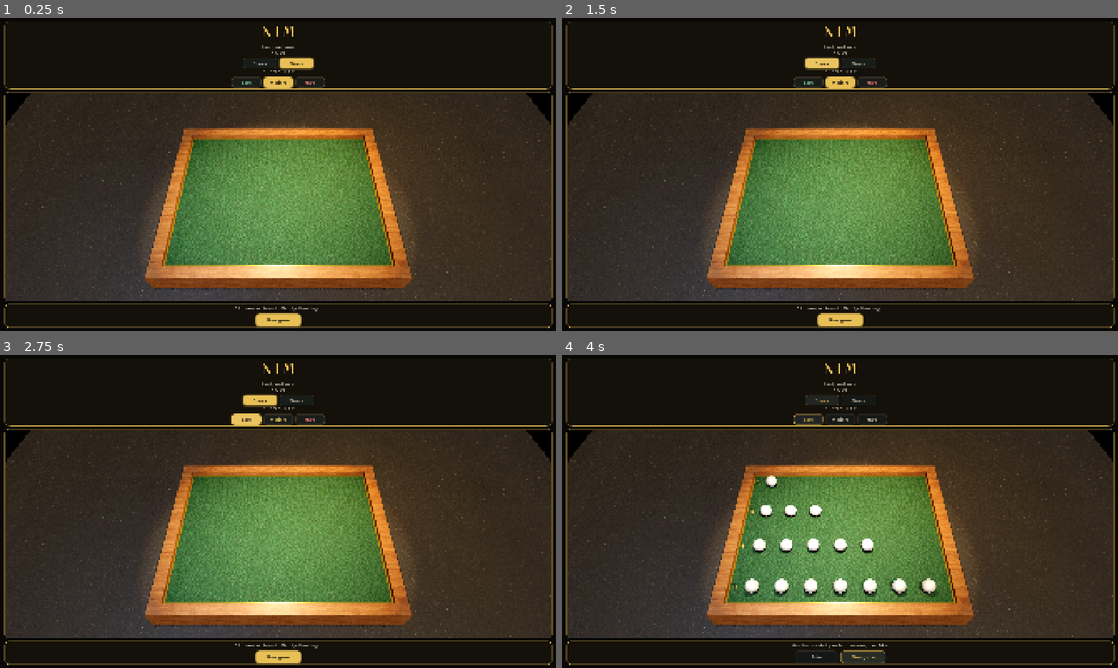
Above: before the commit, frames 1-4 (two rows, left to right).
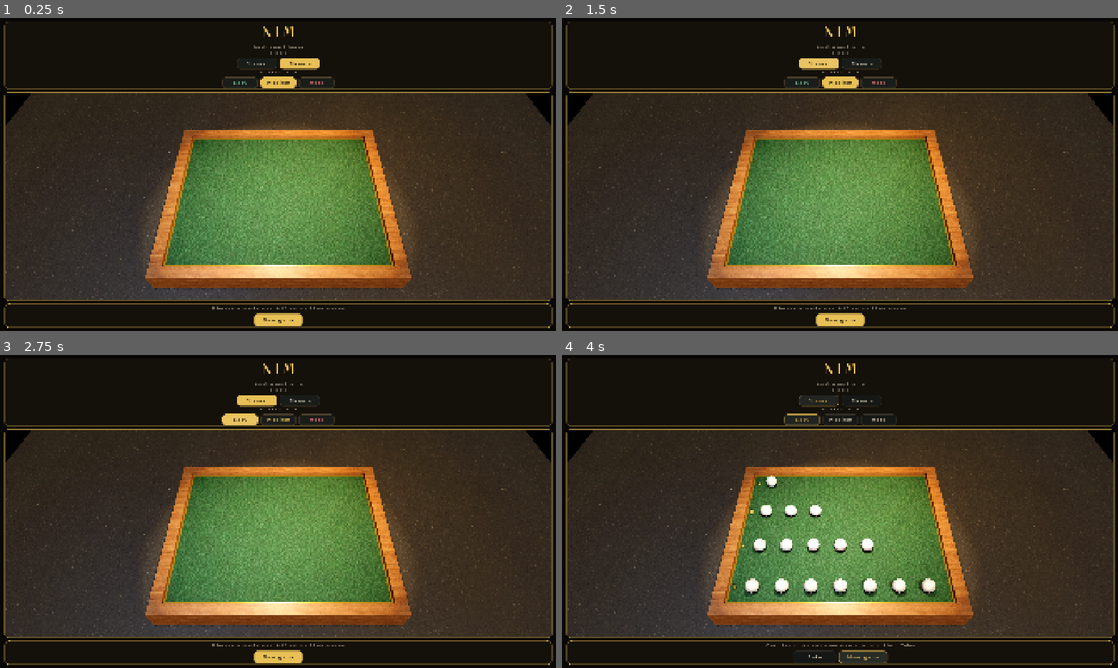
Above: after the commit, the same moments.

Repository: null6942/nim-godot
Game: Godot game, scene res://main.tscn
Same seed, same stepped clock (60 frames per second), same inputs: the game is played once before the commit and once after it.
Inputs:
- Up to frame 1 (0.25 s): no input
- Up to frame 2 (1.5 s): click "Classic" at 0.5 s; click "Classic" at 1.25 s
- Up to frame 3 (2.75 s): click "Easy" at 2 s
- Up to frame 4 (4 s): click "Easy" at 2.75 s; click "New game" at 3.5 s

The runs differ from the first frame. In frame 1, 3.6% of the frame differs, in the area x 1-100%, y 8-100%; in frame 2, 3.6%; in frame 3, 3.7%; in frame 4, 3.7%, in the area x 1-100%, y 8-99%.

Commit message:
Open HUD letter spacing and drop fuzzy type effects
* Open HUD letter spacing and drop fuzzy type effects.

Figtree body/buttons now use positive glyph tracking; MODE/DIFFICULTY use a more open Regular cut. Remove title outlines, button glow, and status fade so setup labels stay sharp.

Co-authored-by: null6942 <null6942@users.noreply.github.com>

* Widen Figtree HUD type with more open tracking.

Body and button labels use 4px glyph spacing plus a 1.10 X-scale so Figtree is less condensed. Keep Fraunces on NIM. Cachebust 3d-20260916-5.

Co-authored-by: null6942 <null6942@users.noreply.github.com>

---------

Co-authored-by: Cursor Agent <cursoragent@cursor.com>
Co-authored-by: null6942 <null6942@users.noreply.github.com>

Diff:
--- a/main.gd
+++ b/main.gd
@@ -42,6 +42,7 @@
 var font_title: Font
 var font_ui: Font
 var font_ui_bold: Font
+var font_ui_caps: Font
 
 var world: Node3D
 var pearls_root: Node3D
@@ -63,7 +64,6 @@
 var sfx_click: AudioStreamPlayer
 var sfx_take: AudioStreamPlayer
 var _result_tween: Tween
-var _status_tween: Tween
 
 func _ready() -> void:
 	_load_fonts()
@@ -85,16 +85,24 @@
 			get_viewport().set_input_as_handled()
 
 func _load_fonts() -> void:
-	font_title = _font("res://fonts/Fraunces-SemiBold.ttf")
-	font_ui = _font("res://fonts/Figtree-Regular.ttf")
-	font_ui_bold = _font("res://fonts/Figtree-SemiBold.ttf")
-
-func _tracked_font(font: Font, spacing: int) -> Font:
+	var title_raw := _font("res://fonts/Fraunces-SemiBold.ttf")
+	var ui_raw := _font("res://fonts/Figtree-Regular.ttf")
+	var bold_raw := _font("res://fonts/Figtree-SemiBold.ttf")
+	# Figtree is compact; open tracking plus a slight X-scale so body/buttons are not condensed.
+	font_title = _tracked_font(title_raw, 12)
+	font_ui = _tracked_font(ui_raw, 4, 1.10)
+	font_ui_bold = _tracked_font(bold_raw, 4, 1.10)
+	font_ui_caps = _tracked_font(ui_raw, 6, 1.10)
+
+func _tracked_font(font: Font, spacing: int, widen := 1.0) -> Font:
 	if font == null:
 		return null
 	var fv := FontVariation.new()
 	fv.base_font = font
-	fv.spacing_glyph = spacing
+	fv.set_spacing(TextServer.SPACING_GLYPH, spacing)
+	if not is_equal_approx(widen, 1.0):
+		# Transform widens glyphs but not advances; spacing above covers the extra width.
+		fv.variation_transform = Transform2D(0.0, Vector2(widen, 1.0), 0.0, Vector2.ZERO)
 	return fv
 
 func _font(path: String) -> Font:
@@ -117,14 +125,18 @@
 		return ImageTexture.create_from_image(img)
 	return null
 
-func _apply_font(ctrl: Control, font: Font, size: int, color: Color, outline := false) -> void:
+func _apply_font(ctrl: Control, font: Font, size: int, color: Color) -> void:
 	if font:
 		ctrl.add_theme_font_override("font", font)
 	ctrl.add_theme_font_size_override("font_size", size)
 	ctrl.add_theme_color_override("font_color", color)
-	if outline:
-		ctrl.add_theme_color_override("font_outline_color", Color(0, 0, 0, 0.4))
-		ctrl.add_theme_constant_override("outline_size", 3)
+	# Solid fill only: outlines/shadows ghost on gold-on-dark HUD type.
+	ctrl.add_theme_color_override("font_outline_color", Color(0, 0, 0, 0))
+	ctrl.add_theme_constant_override("outline_size", 0)
+	ctrl.add_theme_color_override("font_shadow_color", Color(0, 0, 0, 0))
+	ctrl.add_theme_constant_override("shadow_offset_x", 0)
+	ctrl.add_theme_constant_override("shadow_offset_y", 0)
+	ctrl.add_theme_constant_override("shadow_outline_size", 0)
 
 func _box(bg: Color, border: Color, width: int, radius: int, pad: int) -> StyleBoxFlat:
 	var s := StyleBoxFlat.new()
@@ -139,12 +151,6 @@
 	s.content_margin_bottom = pad * 0.55
 	return s
 
-func _glow(s: StyleBoxFlat) -> StyleBoxFlat:
-	s.shadow_color = Color(GOLD.r, GOLD.g, GOLD.b, 0.28)
-	s.shadow_size = 5
-	s.shadow_offset = Vector2(0, 1)
-	return s
-
 func _plaque(pad: int) -> StyleBoxFlat:
 	var s := _box(Color(INK.r, INK.g, INK.b, 0.72), Color(GOLD.r, GOLD.g, GOLD.b, 0.48), CHROME_BORDER, CHROME_RADIUS_PLAQUE, pad)
 	s.shadow_color = Color(0, 0, 0, 0.22)
@@ -167,7 +173,7 @@
 	lab.text = text
 	lab.horizontal_alignment = HORIZONTAL_ALIGNMENT_CENTER
 	lab.mouse_filter = Control.MOUSE_FILTER_IGNORE
-	_apply_font(lab, _tracked_font(font_ui_bold if font_ui_bold else font_ui, 4), 13, MUTED)
+	_apply_font(lab, font_ui_caps if font_ui_caps else font_ui, 13, MUTED)
 	return lab
 
 func _style_button(btn: Button, selected: bool, locked := false) -> void:
@@ -197,9 +203,9 @@
 		btn.add_theme_color_override("font_pressed_color", locked_ink)
 		btn.add_theme_color_override("font_disabled_color", locked_ink)
 	elif selected:
-		pressed = _glow(_box(GOLD, GOLD, CHROME_BORDER, radius, pad))
+		pressed = _box(GOLD, GOLD, CHROME_BORDER, radius, pad)
 		normal = pressed
-		hover = _glow(_box(GOLD.lightened(0.07), GOLD, CHROME_BORDER, radius, pad))
+		hover = _box(GOLD.lightened(0.07), GOLD, CHROME_BORDER, radius, pad)
 		disabled = muted_box
 		btn.add_theme_color_override("font_color", INK)
 		btn.add_theme_color_override("font_hover_color", INK)
@@ -222,6 +228,9 @@
 	if font_ui_bold:
 		btn.add_theme_font_override("font", font_ui_bold)
 	btn.add_theme_font_size_override("font_size", 16)
+	btn.add_theme_color_override("font_outline_color", Color(0, 0, 0, 0))
+	btn.add_theme_constant_override("outline_size", 0)
+	btn.add_theme_color_override("font_shadow_color", Color(0, 0, 0, 0))
 	btn.mouse_default_cursor_shape = Control.CURSOR_ARROW if locked or btn.disabled else Control.CURSOR_POINTING_HAND
 	btn.focus_mode = Control.FOCUS_NONE
 
@@ -229,7 +238,7 @@
 	var btn := Button.new()
 	btn.text = text
 	btn.toggle_mode = toggle
-	btn.custom_minimum_size = Vector2(100, 38)
+	btn.custom_minimum_size = Vector2(112, 38)
 	_style_button(btn, false)
 	return btn
 
@@ -463,7 +472,7 @@
 	title.text = "NIM"
 	title.horizontal_alignment = HORIZONTAL_ALIGNMENT_CENTER
 	title.mouse_filter = Control.MOUSE_FILTER_IGNORE
-	_apply_font(title, _tracked_font(font_title, 12), 48, GOLD, true)
+	_apply_font(title, font_title, 48, GOLD)
 	top.add_child(title)
 
 	top.add_child(_hairline(72.0, 0.78))
@@ -471,7 +480,7 @@
 	subtitle = Label.new()
 	subtitle.horizontal_alignment = HORIZONTAL_ALIGNMENT_CENTER
 	subtitle.mouse_filter = Control.MOUSE_FILTER_IGNORE
-	_apply_font(subtitle, font_ui_bold if font_ui_bold else font_ui, 16, MUTED)
+	_apply_font(subtitle, font_ui, 16, MUTED)
 	top.add_child(subtitle)
 
 	top.add_child(_section_label("MODE"))
@@ -482,7 +491,7 @@
 	top.add_child(mode_row)
 	for m in [PlayMode.CLASSIC, PlayMode.MISERE]:
 		var btn := _mk_btn(MODE_LABELS[m], false)
-		btn.custom_minimum_size = Vector2(118, 38)
+		btn.custom_minimum_size = Vector2(140, 38)
 		var captured: int = m
 		btn.pressed.connect(func(): _set_play_mode(captured))
 		mode_row.add_child(btn)
@@ -496,7 +505,7 @@
 	top.add_child(diff_row)
 	for d in [Difficulty.EASY, Difficulty.MEDIUM, Difficulty.HARD]:
 		var btn := _mk_btn(DIFF_LABELS[d], false)
-		btn.custom_minimum_size = Vector2(102, 38)
+		btn.custom_minimum_size = Vector2(124, 38)
 		var captured_d: int = d
 		btn.pressed.connect(func(): _set_difficulty(captured_d))
 		diff_row.add_child(btn)
@@ -575,13 +584,13 @@
 	result_title = Label.new()
 	result_title.horizontal_alignment = HORIZONTAL_ALIGNMENT_CENTER
 	result_title.mouse_filter = Control.MOUSE_FILTER_IGNORE
-	_apply_font(result_title, font_title, 38, GOLD, true)
+	_apply_font(result_title, font_title, 38, GOLD)
 	result_box.add_child(result_title)
 	result_box.add_child(_hairline(56.0, 0.72))
 	result_sub = Label.new()
 	result_sub.horizontal_alignment = HORIZONTAL_ALIGNMENT_CENTER
 	result_sub.mouse_filter = Control.MOUSE_FILTER_IGNORE
-	_apply_font(result_sub, font_ui_bold if font_ui_bold else font_ui, 17, MUTED)
+	_apply_font(result_sub, font_ui, 17, MUTED)
 	result_box.add_child(result_sub)
 
 	var bottom_plaque := PanelContainer.new()
@@ -602,7 +611,7 @@
 	status_label.size_flags_horizontal = Control.SIZE_EXPAND_FILL
 	status_label.autowrap_mode = TextServer.AUTOWRAP_WORD_SMART
 	status_label.mouse_filter = Control.MOUSE_FILTER_IGNORE
-	_apply_font(status_label, font_ui_bold if font_ui_bold else font_ui, 16, MUTED)
+	_apply_font(status_label, font_ui, 16, MUTED)
 	bottom.add_child(status_label)
 
 	rules_label = Label.new()
@@ -620,7 +629,7 @@
 	take_btn.pressed.connect(_try_take_selected)
 	new_row.add_child(take_btn)
 	new_btn = _mk_btn("New game", false)
-	new_btn.custom_minimum_size = Vector2(156, 44)
+	new_btn.custom_minimum_size = Vector2(168, 44)
 	_style_button(new_btn, true)
 	new_btn.pressed.connect(_on_new_game)
 	new_row.add_child(new_btn)
@@ -1124,8 +1133,4 @@
 	if status_label == null:
 		return
 	status_label.text = msg
-	if _status_tween and _status_tween.is_valid():
-		_status_tween.kill()
-	status_label.modulate.a = 0.35
-	_status_tween = create_tween()
-	_status_tween.tween_property(status_label, "modulate:a", 1.0, 0.22).set_trans(Tween.TRANS_QUAD).set_ease(Tween.EASE_OUT)
+	status_label.modulate.a = 1.0
Not shown, changed: builds/web/cachebust.js
Not shown, changed: builds/web/index.html
Not shown, changed: builds/web/index.pck
